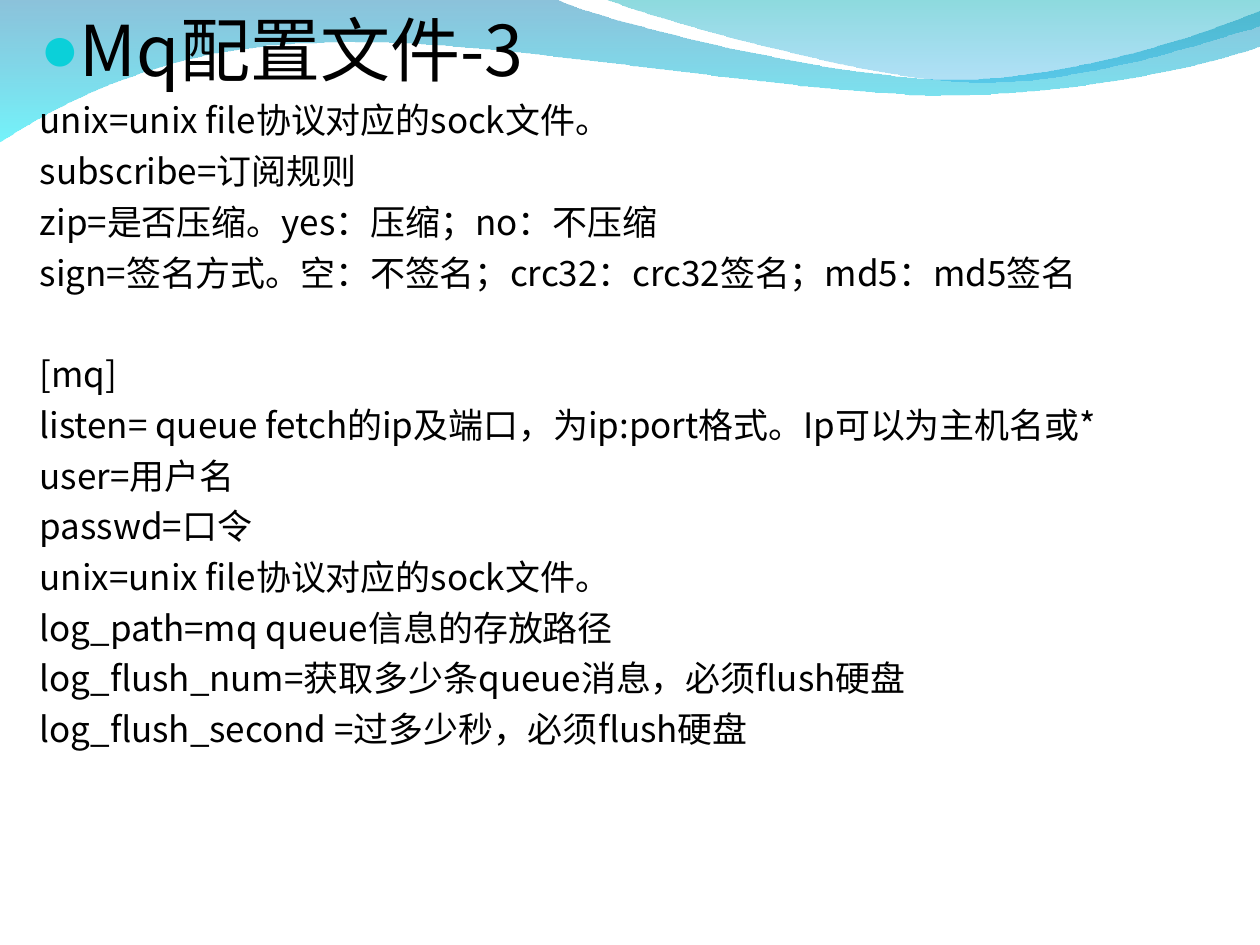
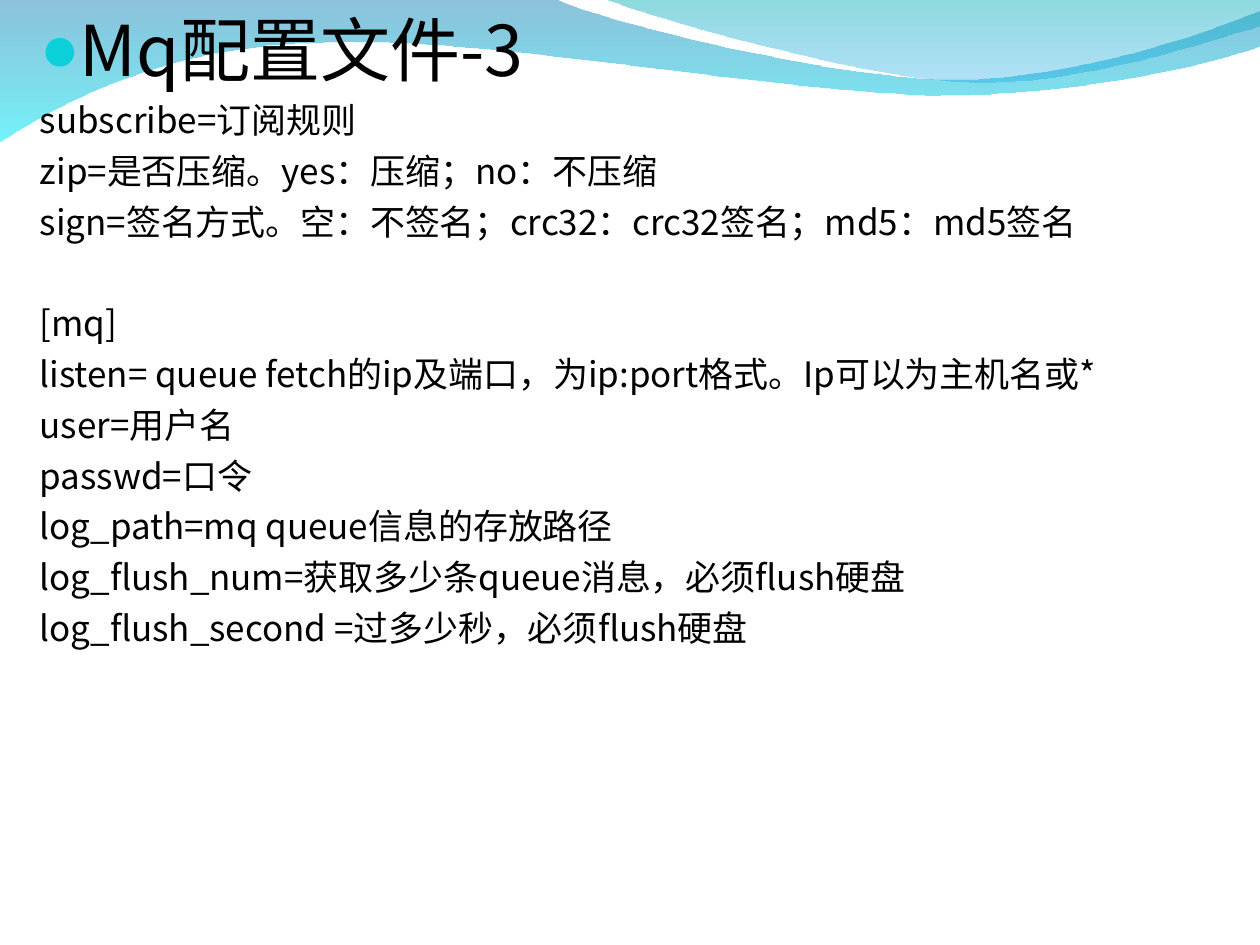
Before and after one commit to burstas/cwinux-mq, a slide deck: slide 11 of mq/doc/mq_introduce.ppt. Drawn at 1260x945 pixels with LibreOffice and Linux fonts; fonts in the diff are those of the drawing; background and template pictures are left out. Boxes give left, top, right and bottom in pixels: in the first picture for what was removed or moved away, otherwise in the second. Text is boxed around its words. In the diff, an @@ line names an element or a change of style, - is before the commit and + after.

```diff
--- a/mq/doc/mq_introduce.ppt
+++ b/mq/doc/mq_introduce.ppt
@@ text at (40, 98, 610, 136): paragraph removed @@
-unix=unix file协议对应的sock文件。
@@ text at (40, 560, 610, 593): paragraph removed @@
-unix=unix file协议对应的sock文件。
```
Also in this commit, not shown: 4 other slides changed, 1 slide removed.
